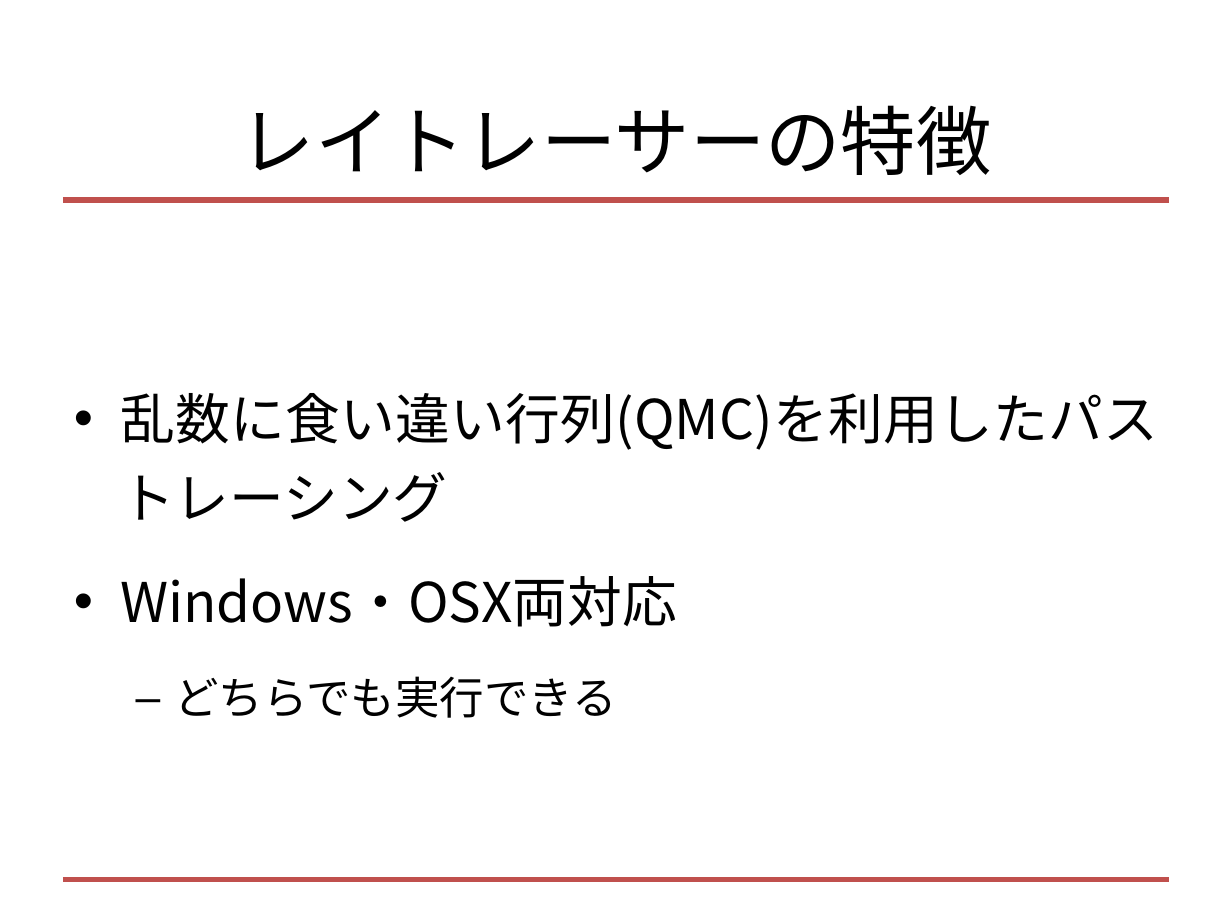
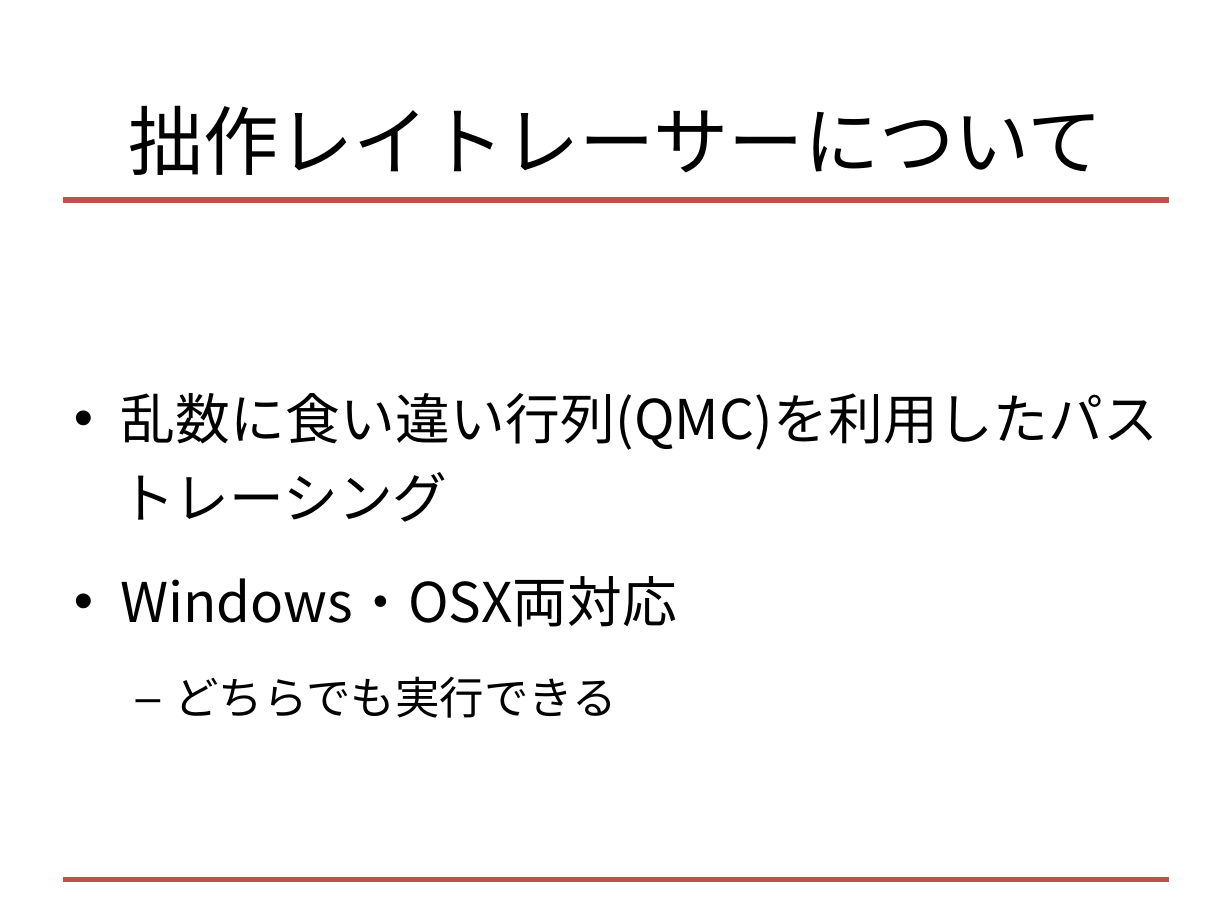
Before and after one commit to tek-nishi/SecondRayTrace, a slide deck: slide 14 of レイトレ合宿3!!!.pptx. Drawn at 1232x924 pixels with LibreOffice and Linux fonts; fonts in the diff are those of the drawing. Boxes give left, top, right and bottom in pixels: in the first picture for what was removed or moved away, otherwise in the second. Text is boxed around its words. In the diff, an @@ line names an element or a change of style, - is before the commit and + after.

```diff
--- a/レイトレ合宿3!!!.pptx
+++ b/レイトレ合宿3!!!.pptx
@@ title at box(128, 105, 1103, 175): text changed @@
-レイトレーサーの特徴
+拙作レイトレーサーについて
```
Also in this commit, not shown: 9 other slides changed.
